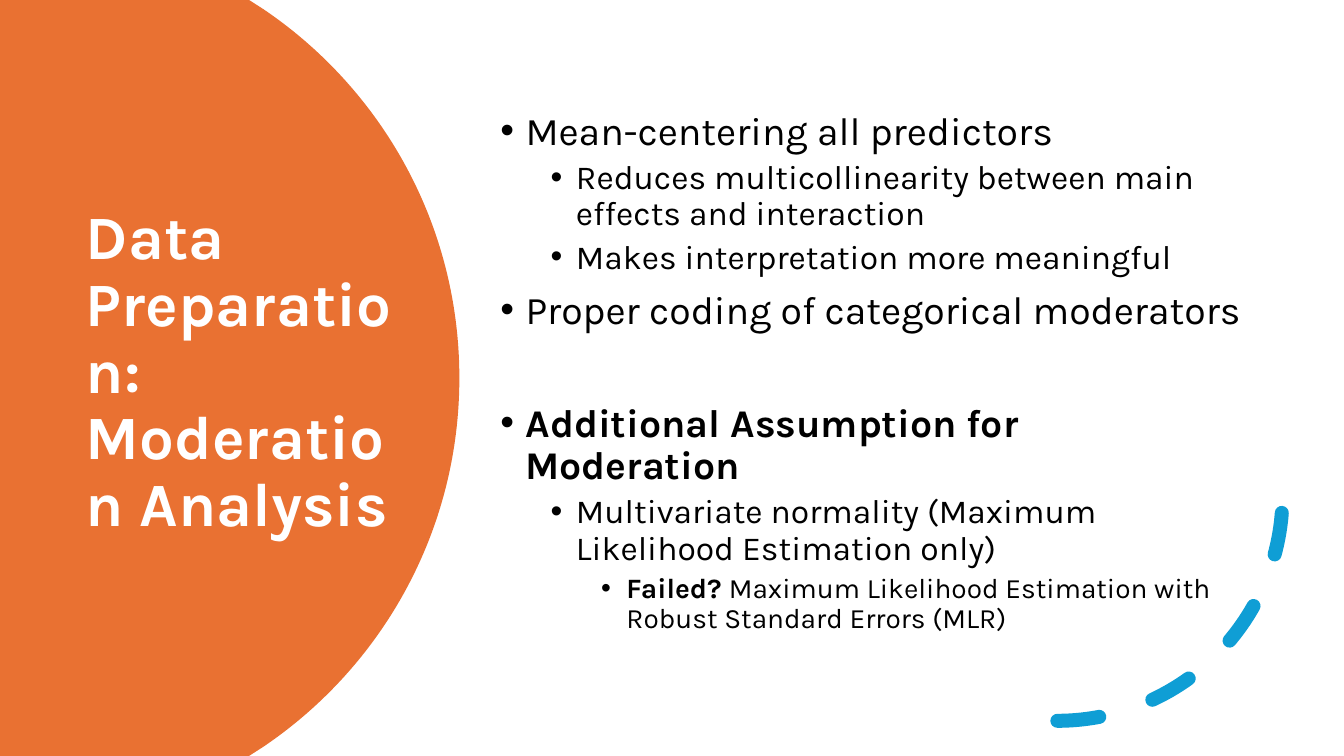
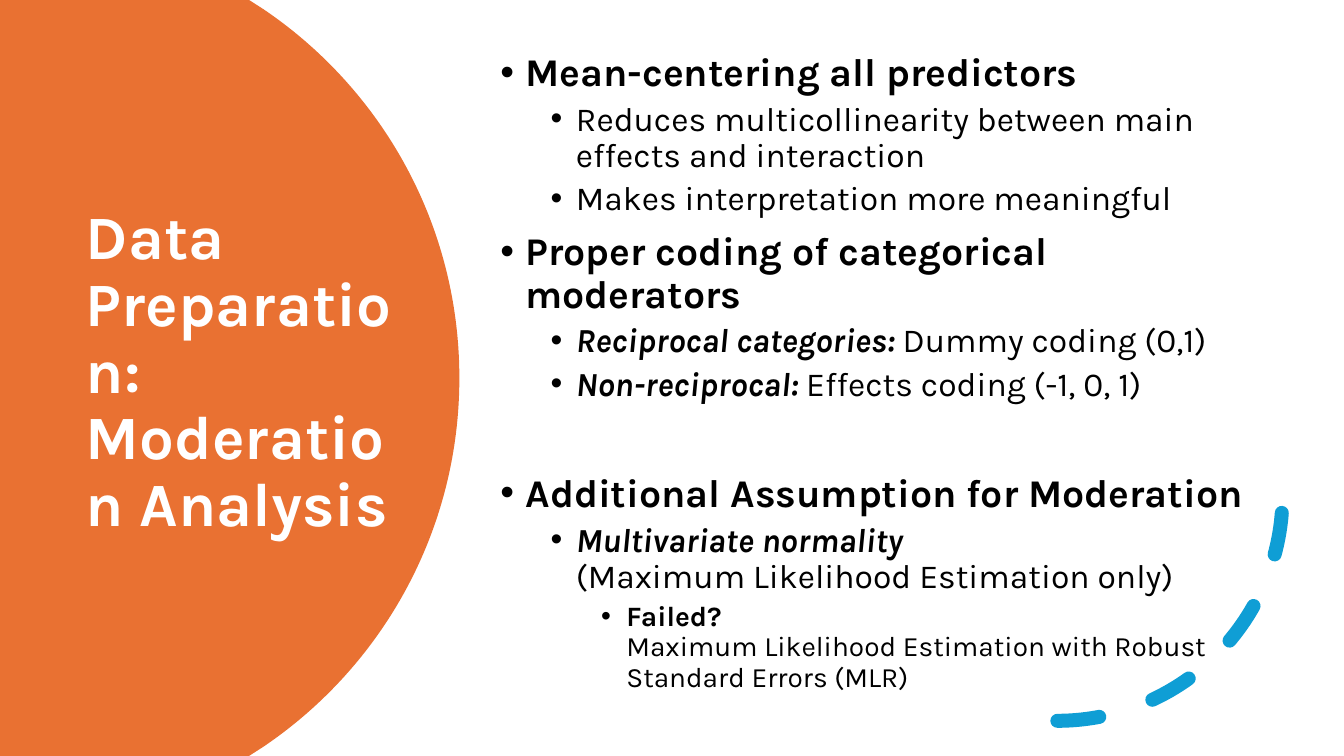
Before and after one commit to EwokOzwok/Data-Analysis-II---CBHPAR-Seminar, a slide deck: slide 7 of Data Analysis II - Mediation and Moderation.pptx. Drawn at 1344x756 pixels with LibreOffice and Linux fonts; fonts in the diff are those of the drawing. Boxes give left, top, right and bottom in pixels: in the first picture for what was removed or moved away, otherwise in the second. Text is boxed around its words. In the diff, an @@ line names an element or a change of style, - is before the commit and + after.

```diff
--- a/Data Analysis II - Mediation and Moderation.pptx
+++ b/Data Analysis II - Mediation and Moderation.pptx
@@ text at <box>526,58,1174,597</box>: bold on in "Mean-centering all predictors", "Proper coding of categorical moderators", "Multivariate normality"; italic on in "Multivariate normality" @@
@@ text at <box>576,327,1206,404</box>: paragraphs added @@
+  • Reciprocal categories: Dummy coding (0,1)
+  • Non-reciprocal: Effects coding (-1, 0, 1)
```
Also in this commit, not shown: 2 other slides changed, 1 other file.
